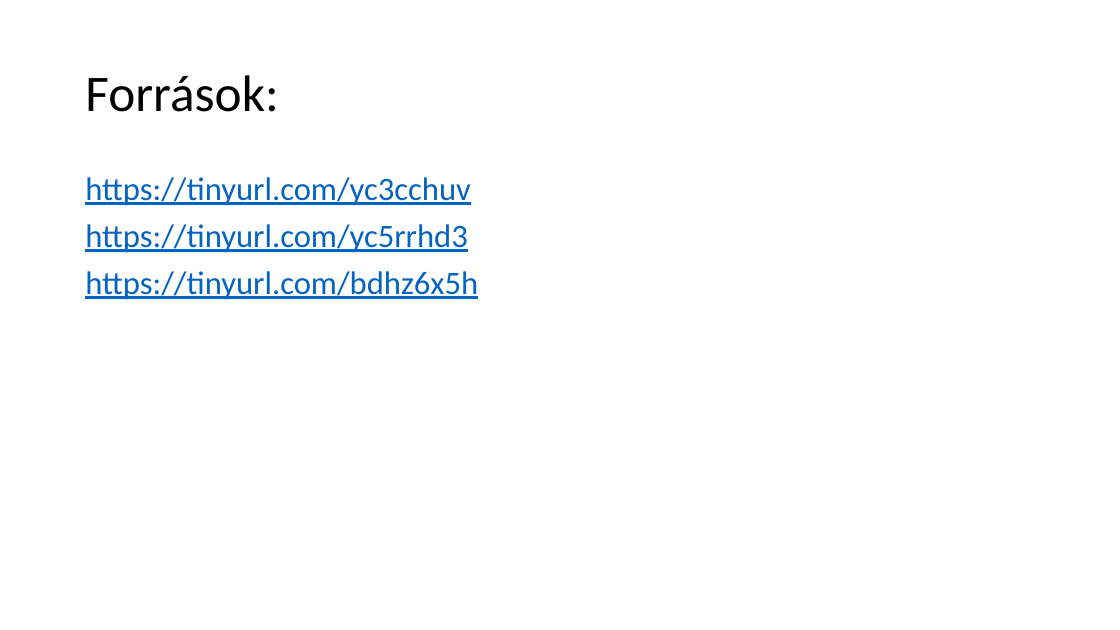
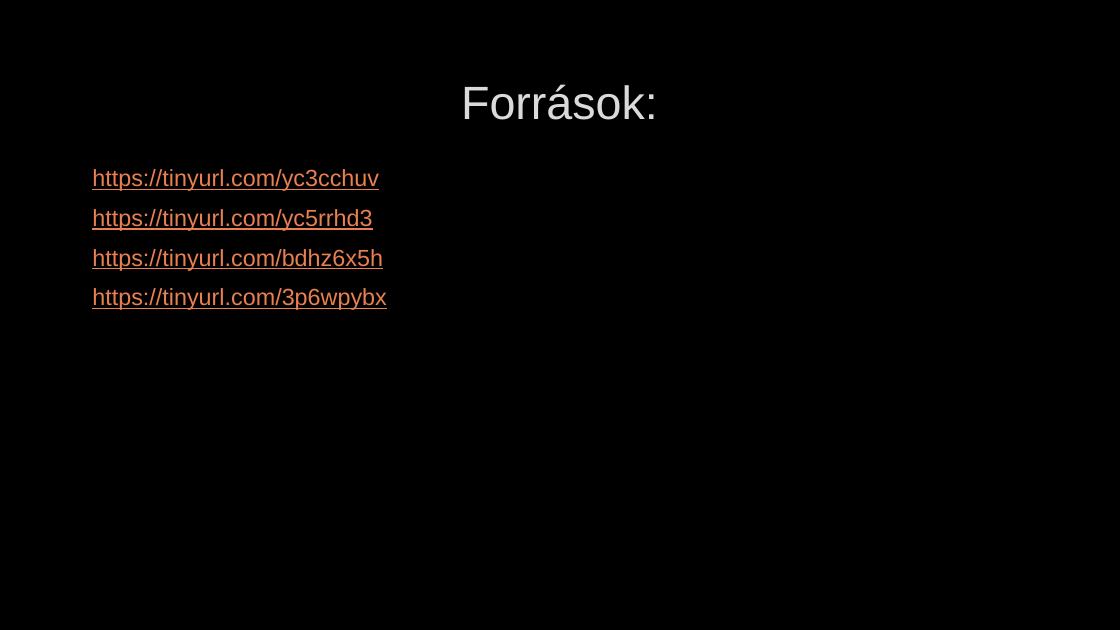
Before and after one commit to UtasiB/IKTesWEB, a slide deck: slide 10 of Web 2.0.pptx (slide 9 before the commit). Drawn at 1120x630 pixels with LibreOffice and Linux fonts; fonts in the diff are those of the drawing; background and template pictures are left out. Boxes give left, top, right and bottom in pixels: in the first picture for what was removed or moved away, otherwise in the second. Text is boxed around its words. In the diff, an @@ line names an element or a change of style, - is before the commit and + after.

```diff
--- a/Web 2.0.pptx
+++ b/Web 2.0.pptx
@@ background #FFFFFF to picture (left out) @@
@@ title "Források:": place and size @@
-title "Források:" at (85, 75, 278, 112)
+title "Források:" at (461, 84, 658, 120)
@@ title "Források:" at (461, 84, 658, 120): size 44 to 40 pt, font Calibri to Arial, text colour #000000 to #DADADA, letter outline none to #404040 0.75 pt; alignment left to centre; line spacing 0.9 to 1 @@
@@ text "https://tinyurl.com/yc3cchuv": place and size @@
-text "https://tinyurl.com/yc3cchuv" at (85, 177, 478, 300)
+text "https://tinyurl.com/yc3cchuv" at (92, 169, 387, 310)
@@ text at (92, 169, 383, 271): size 28 to 20 pt, font Calibri to Arial, text colour #0563C1 to #E98052, letter outline none to #404040 0.75 pt in "https://tinyurl.com/yc3cchuv", "https://tinyurl.com/yc5rrhd3", "https://tinyurl.com/bdhz6x5h"; line spacing 0.9 to 1 @@
@@ text at (92, 288, 387, 310): paragraph added @@
+https://tinyurl.com/3p6wpybx
```
Also in this commit, not shown: 6 other slides changed, 3 slides added, 2 slides removed, 1 other file.
